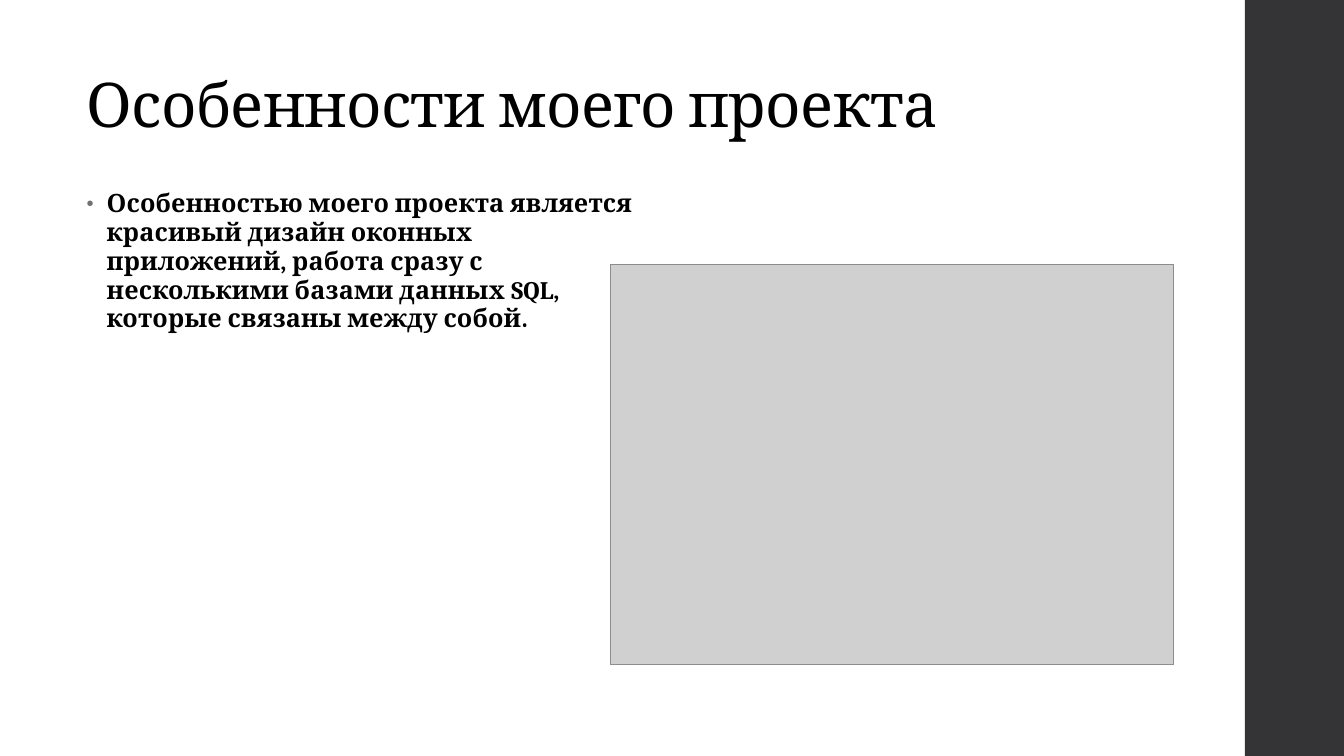
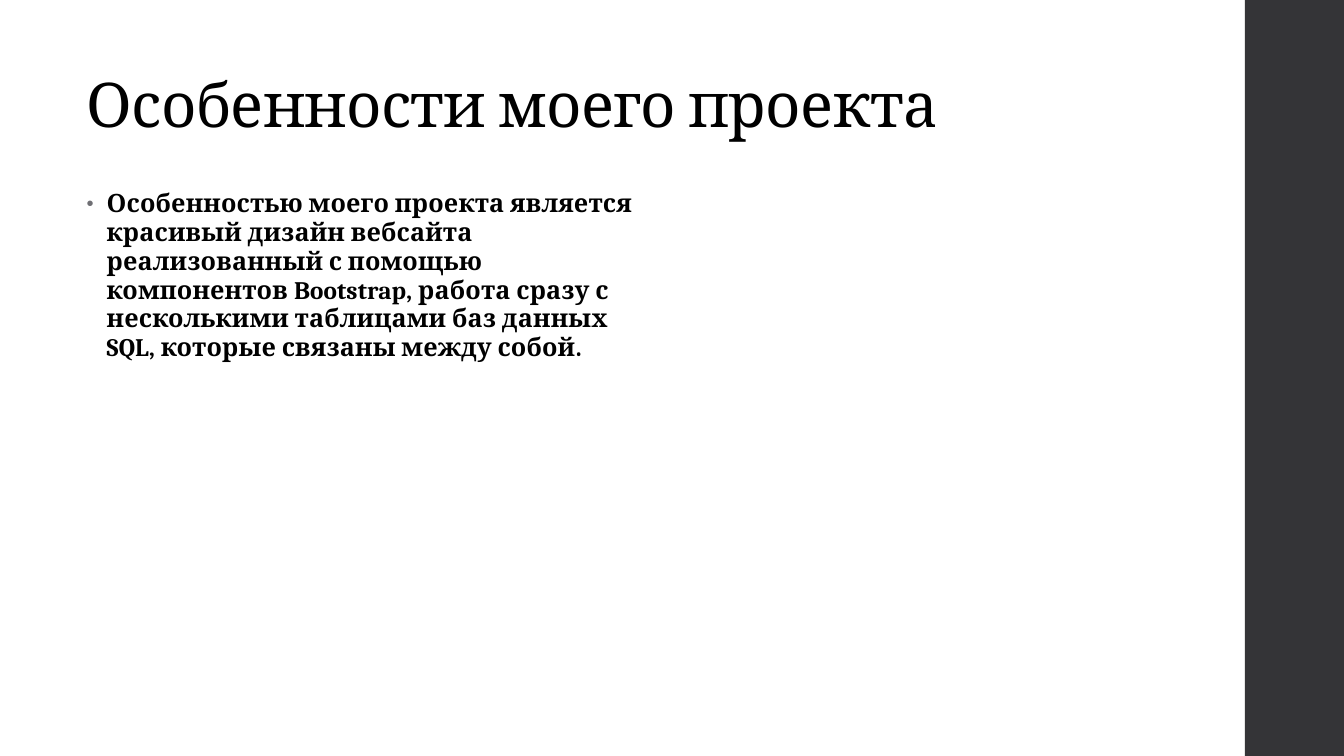
Before and after one commit to Asklit/WebOnlineStore, a slide deck: slide 7 of documents/online_store.pptx (slide 9 before the commit). Drawn at 1344x756 pixels with LibreOffice and Linux fonts; fonts in the diff are those of the drawing; grey boxes stand for pictures. Boxes give left, top, right and bottom in pixels: in the first picture for what was removed or moved away, otherwise in the second. Text is boxed around its words. In the diff, an @@ line names an element or a change of style, - is before the commit and + after.

```diff
--- a/documents/online_store.pptx
+++ b/documents/online_store.pptx
@@ text at box(107, 192, 632, 362): text changed @@
-• Особенностью моего проекта является красивый дизайн оконных приложений, работа сразу с несколькими базами данных SQL, которые связаны между собой.
+• Особенностью моего проекта является красивый дизайн вебсайта реализованный с помощью компонентов Bootstrap, работа сразу с несколькими таблицами баз данных SQL, которые связаны между собой.
@@ picture removed at box(611, 265, 1174, 665) @@
```
Also in this commit, not shown: 6 other slides changed, 1 slide added, 3 slides removed.
